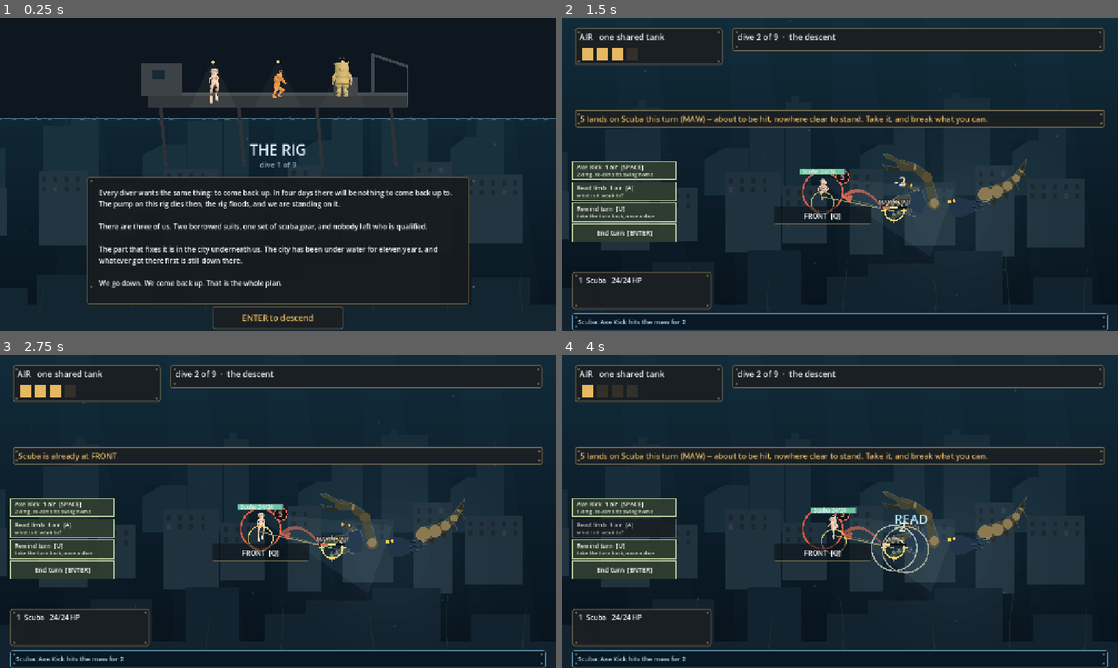
Above: before the commit, frames 1-4 (two rows, left to right).
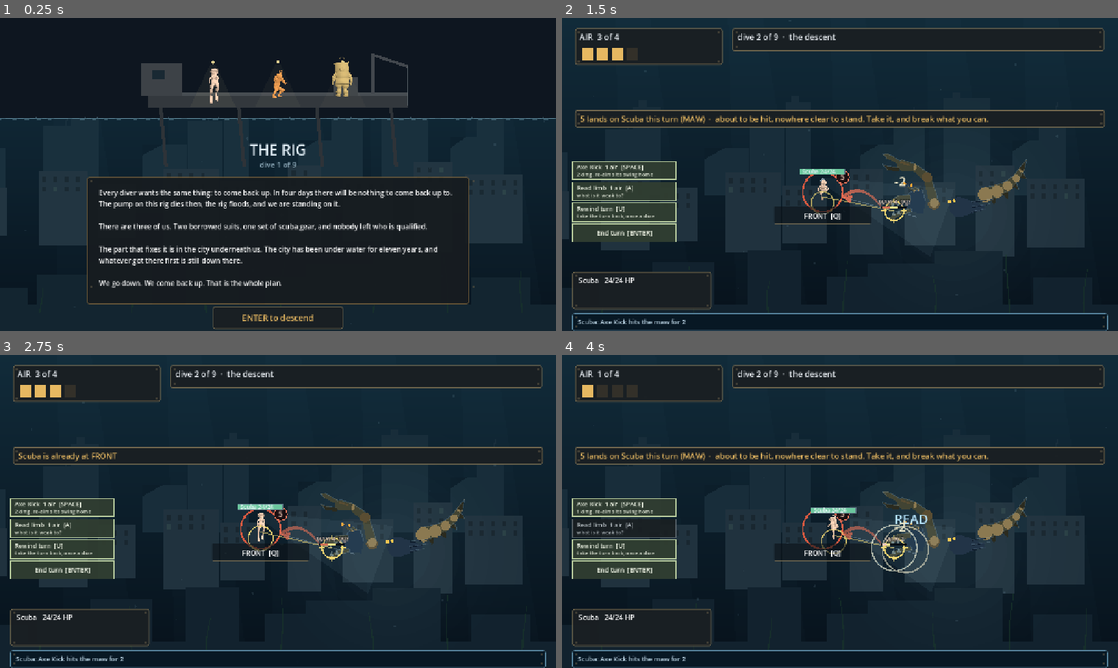
Above: after the commit, the same moments.

Repository: ImmortalDemonGod/salvage
Game: Godot game, scene res://game/main.tscn
The game is run twice, just before and just after one commit, with the same random seed, the same clock (stepped at 60 frames per second) and the same inputs.
Inputs (mouse positions are in pixels of both pictures, inside the frame that each line leads up to):
- Up to frame 1 (0.25 s): no input
- Up to frame 2 (1.5 s): tap Enter at 0.5 s; move the mouse to (962, 158) at 0.52 s; hold Right 0.53-1.25 s; tap 1 at 0.6 s; click (962, 158) at 0.67 s; tap Space at 0.77 s; drag from (728, 190) to (812, 237) at 1.27 s
- Up to frame 3 (2.75 s): move the mouse to (333, 442) at 2.02 s; hold Right from 2.03 s (still down); tap 3 at 2.1 s
- Up to frame 4 (4 s): release Right at 2.75 s; drag from (812, 574) to (673, 464) at 2.77 s; move the mouse to (1006, 558) at 3.52 s; hold A from 3.53 s (still down); tap Q at 3.6 s; tap Space at 3.77 s

The runs differ from the first frame. In frame 1, less than 0.1% of the frame differs, in the area x 16-86%, y 51-87%; in frame 2, 0.9%, in the area x 2-98%, y 4-99%; in frame 3, 0.4%; in frame 4, 0.9%.

Commit message:
the minors round: honest numbers, quiet corners
The air gauge states its maximum and stops implying a squad when one
diver dives alone; roster numbers appear only when there is a squad to
number; the hint glow reads in a still, not only mid-pulse; the
typewriter double-hyphen leaves the banner (by middle dot, keeping the
phrase the urgency check and the hint gate both key on, which the
first wording broke and the gate caught within the minute); rivets
recede to ornament instead of reading as selection handles.

Diff:
--- a/game/main.gd
+++ b/game/main.gd
@@ -205,7 +205,7 @@
 const BRASS_LIT := Color(0.90, 0.72, 0.38)
 const PLATE := Color(0.085, 0.105, 0.120)
 const PLATE_DEEP := Color(0.055, 0.070, 0.085)
-const RIVET := Color(0.36, 0.33, 0.26)
+const RIVET := Color(0.36, 0.33, 0.26, 0.55)
 
 static func _skin(bg: Color, border: Color, radius := 6) -> StyleBoxFlat:
 	var sb := StyleBoxFlat.new()
@@ -883,14 +883,14 @@
 				break
 	if refuge >= 0 and combat.can_move_now(int(d.id)):
 		_hint_station = refuge
-		var t := "%s -- about to be hit. Move to the glowing plate (press %s)" % [
+		var t := "%s  ·  about to be hit: Move to the glowing plate (press %s)" % [
 			_incoming(d), ["Q", "W", "E", "R", "T"][refuge]]
 		return t + ("   " + kill + "." if kill != "" else ".")
 	if kill != "":
 		var only: String = kill.trim_prefix("or ")
-		return "%s -- about to be hit, nowhere clear to stand. %s%s." % [
+		return "%s  ·  about to be hit, nowhere clear to stand. %s%s." % [
 			_incoming(d), only.substr(0, 1).to_upper(), only.substr(1)]
-	return "%s -- about to be hit, nowhere clear to stand. Take it, and break what you can." % _incoming(d)
+	return "%s  ·  about to be hit, nowhere clear to stand. Take it, and break what you can." % _incoming(d)
 
 func _lock_step(p) -> String:
 	if p.solved():
@@ -1154,10 +1154,14 @@
 	# A cut line must READ as a cut line. This showed "AIR 3 / 3" after the
 	# umbilical rule fired, so the pool and its ceiling shrank together and
 	# the player could not tell anything had been taken from them.
+	var live_divers := 0
+	for da in combat.divers:
+		if not da.down:
+			live_divers += 1
 	if combat.air_penalty > 0:
-		ui_air.text = "AIR   %d line cut" % combat.air_penalty
+		ui_air.text = "AIR  %d of 4   ·   %d line cut" % [combat.air, combat.air_penalty]
 	else:
-		ui_air.text = "AIR   one shared tank"
+		ui_air.text = "AIR  %d of 4%s" % [combat.air, "   ·   one shared tank" if live_divers > 1 else ""]
 	var live := 0
 	for lb in range(combat.limb_broken.size()):
 		if not combat.limb_broken[lb]:
@@ -1242,7 +1246,8 @@
 		# the roster row says who and how healthy; the board says where
 		# and what they threaten (cold readers called the rest console
 		# output, and they were right)
-		card.get_node("label").text = "%d  %s   %s%s" % [i + 1, d.dname, state, afford]
+		var num := "%d  " % (i + 1) if combat.divers.size() > 1 else ""
+		card.get_node("label").text = "%s%s   %s%s" % [num, d.dname, state, afford]
 
 	var keys := ["Q", "W", "E", "R", "T"]
 	var moves: Array = []
@@ -2056,7 +2061,8 @@
 	# by light rather than by both reciting station names
 	if _hint_station >= 0 and combat.station_open(_hint_station):
 		var hr: Rect2 = Rect2(ui_stations[_hint_station].position, ui_stations[_hint_station].size)
-		draw_rect(hr.grow(3.0), Color(0.95, 0.85, 0.45, 0.45 + 0.4 * t), false, 3.0)
+		draw_rect(hr, Color(0.95, 0.85, 0.45, 0.10 + 0.05 * t))
+		draw_rect(hr.grow(3.0), Color(0.95, 0.85, 0.45, 0.75 + 0.2 * t), false, 3.0)
 	# 1. who is acting: a pulsing ring underfoot
 	var foot: Vector2 = diver_foot(d) + fx.diver_offset(int(d.id)) + fx.idle(int(d.id))
 	draw_arc(foot + Vector2(0, 4), 26.0 + 3.0 * t, 0, TAU, 30, Color(0.95, 0.85, 0.45, 0.65 + 0.3 * t), 3.0)
Not shown, added: site/index.apple-touch-icon.png.import
Not shown, added: site/index.icon.png.import
Not shown, added: site/index.png.import
